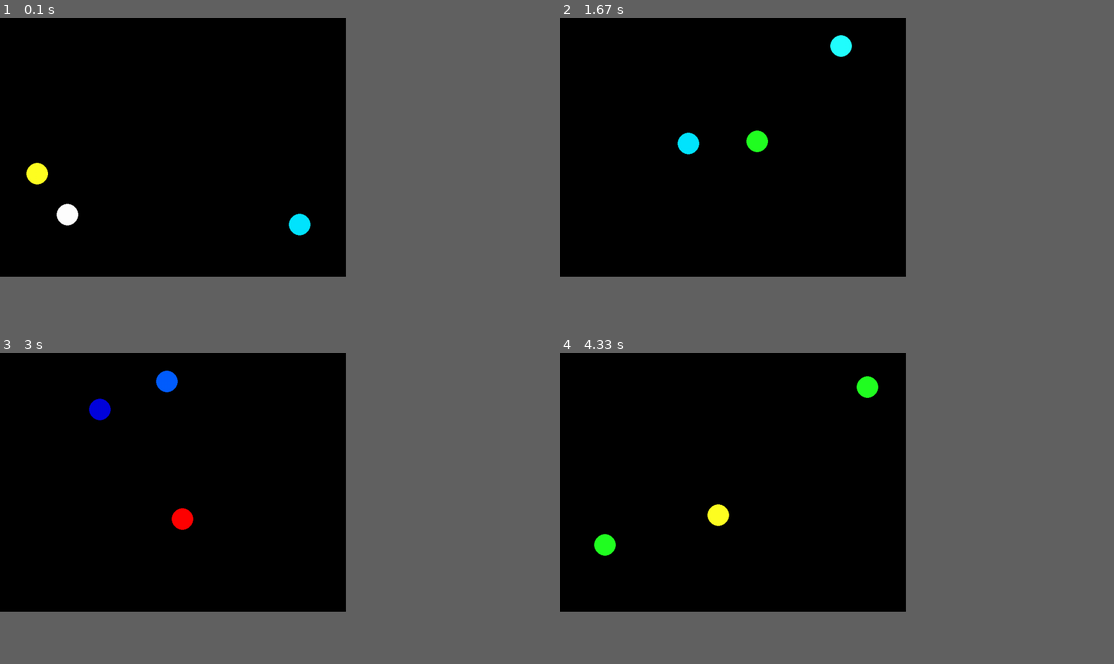
Above: before the commit, frames 1-4 (two rows, left to right).
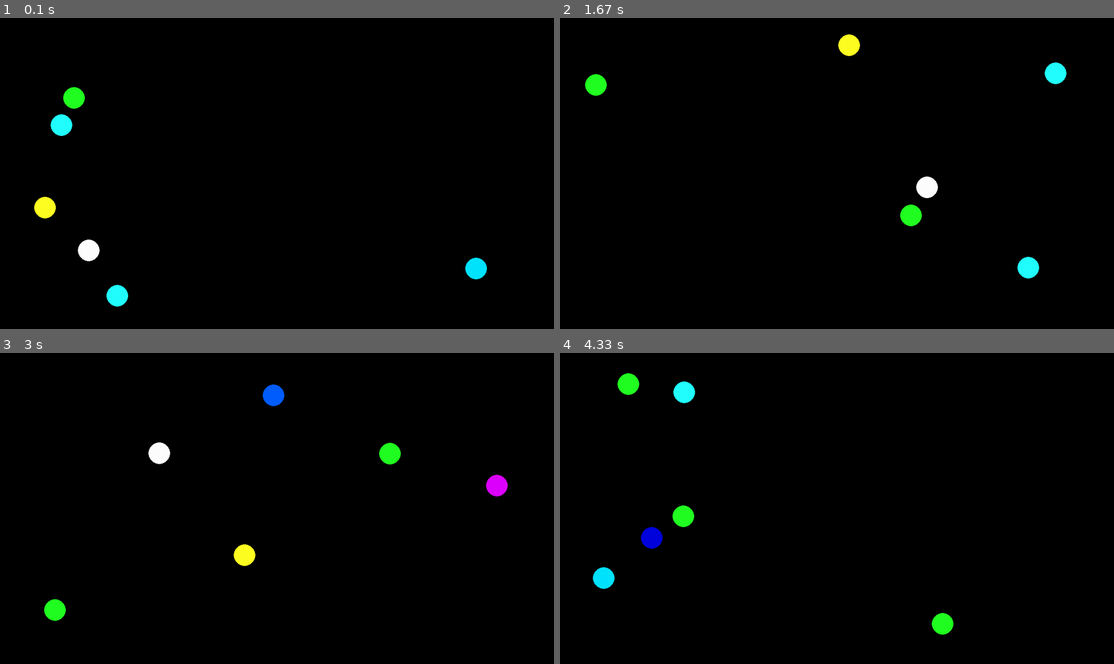
Above: after the commit, the same moments.

Repository: Jonaj5/Python-things
Game: pygame game, started from Pygame/Screen saver.py
Two runs of this game, one before a commit and one after it. Both use one fixed random seed, a clock stepped at 60 frames per second and the inputs below.
Inputs:
- Up to frame 1 (0.1 s): no input
- Up to frame 2 (1.67 s): no input
- Up to frame 3 (3 s): no input
- Up to frame 4 (4.33 s): no input
In our replay, the window is 562x421 before the commit and 900x506 after it. These sizes can differ from the game's own. Grey fills any space a smaller window leaves; there, only what the larger window draws over its background counts as a difference.

The runs differ from the first frame. In frame 1, 2.0% of the frame differs, in the area x 4-88%, y 22-93%; in frame 2, 1.9%; in frame 3, 2.0%, in the area x 7-92%, y 5-87%; in frame 4, 2.0%.

Commit message:
Colision
Created colision and updated screen saver display size

Diff:
--- /dev/null
+++ b/Pygame/Colision.py
@@ -0,0 +1,25 @@
+import pygame, sys
+from pygame. locals import *
+from random import randrange
+
+WIDTH, HEIGHT = 640, 480
+
+pygame.init()
+clock = pygame.time.Clock()
+
+Window = pygame.display.set_mode((WIDTH,HEIGHT))
+pygame.display.set_caption("Kolize")
+
+run = True
+
+while run:
+    clock.tick(120)
+    for event in pygame.event.get():
+        if event.type == QUIT:
+            run=False
+        elif event.type== KEYUP and event.key == K_ESCAPE:
+            run==False
+
+
+pygame.quit()
+sys.exit()
--- a/Pygame/Screen saver.py
+++ b/Pygame/Screen saver.py
@@ -1,8 +1,8 @@
 import pygame
 from random import randint, choice
 
-WIDTH = 800
-HEIGHT = 600
+WIDTH = 1280
+HEIGHT = 720
 
 BLACK = pygame.Color("#000000")
 D_BLUE = pygame.Color("#0004dd")
@@ -43,7 +43,7 @@
 pygame.display.set_caption("Odraz")
 clock = pygame.time.Clock()
 
-balls = [Ball(), Ball(), Ball()]
+balls = [Ball(), Ball(), Ball(), Ball(), Ball(), Ball()]
 
 running = True
 while running:
